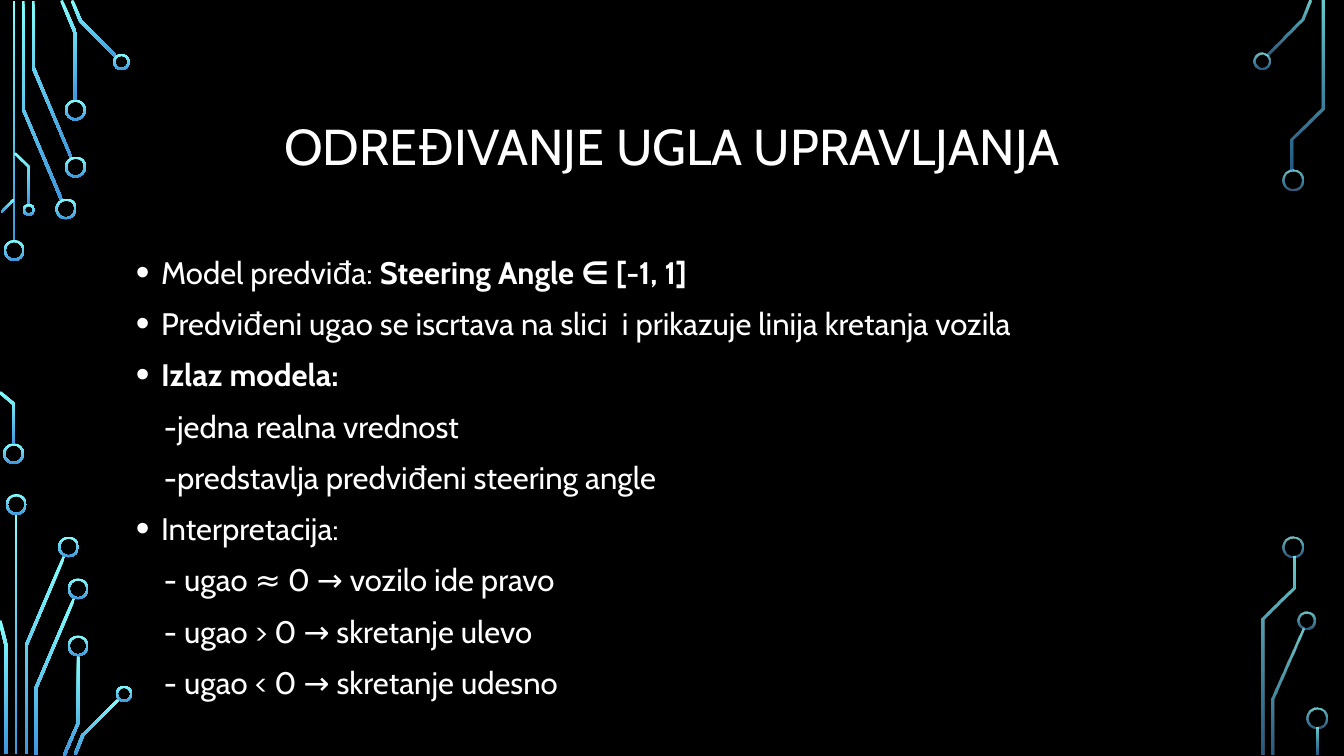
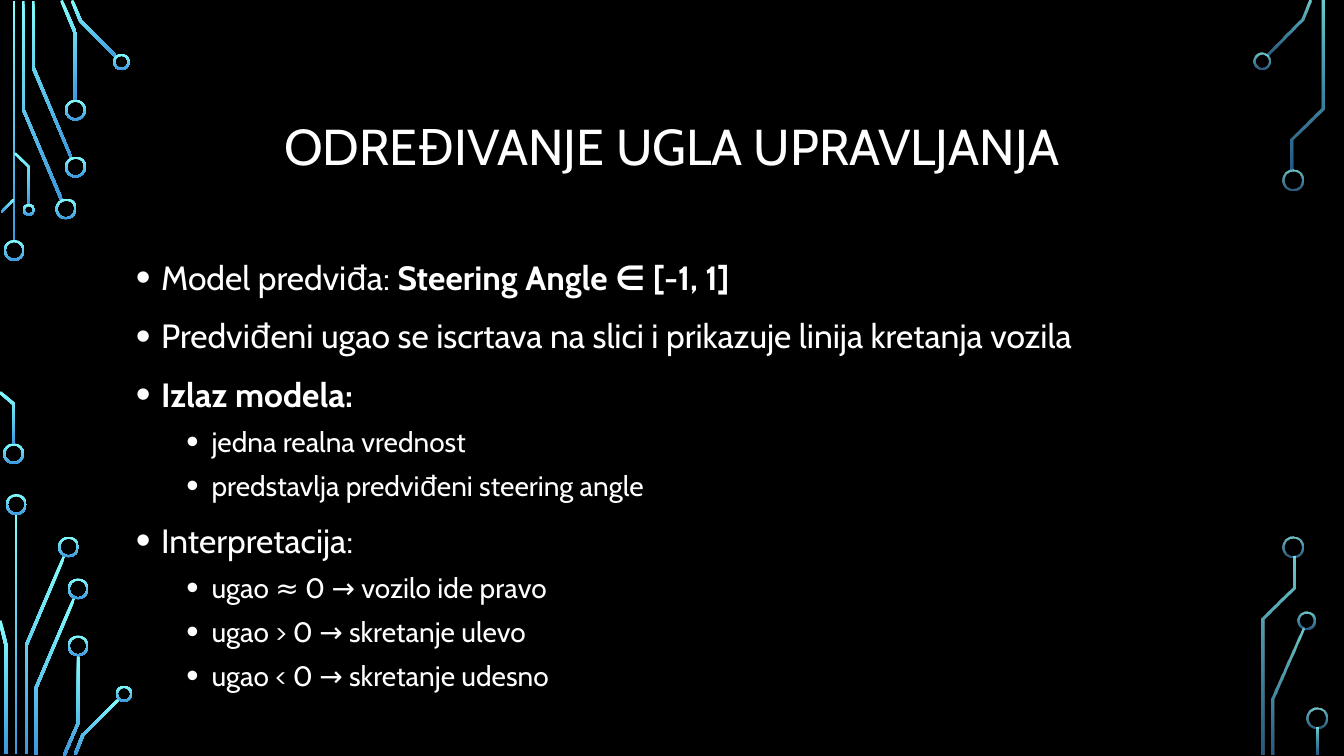
Before and after one commit to jglintic/duboko_ucenje, a slide deck: slide 10 of dubuko_ucenje_projekat_ppt.pptx. Drawn at 1344x756 pixels with LibreOffice and Linux fonts; fonts in the diff are those of the drawing; background and template pictures are left out. Boxes give left, top, right and bottom in pixels: in the first picture for what was removed or moved away, otherwise in the second. Text is boxed around its words. In the diff, an @@ line names an element or a change of style, - is before the commit and + after.

```diff
--- a/dubuko_ucenje_projekat_ppt.pptx
+++ b/dubuko_ucenje_projekat_ppt.pptx
@@ text at box(161, 264, 1071, 561): size 22.2 to 24 pt in "Model predviđa: Steering Angle ∈ [-1, 1]", "Predviđeni ugao se iscrtava na slici i ...", "Izlaz modela:", "Interpretacija:"; line spacing 1 to 1.1 @@
@@ text at box(212, 431, 644, 502): text changed; size 22.2 to 20 pt @@
--jedna realna vrednost
--predstavlja predviđeni steering angle
+  • jedna realna vrednost
+  • predstavlja predviđeni steering angle
@@ text at box(212, 577, 548, 692): text changed; size 22.2 to 20 pt @@
-- ugao ≈ 0 → vozilo ide pravo
-- ugao > 0 → skretanje ulevo
-- ugao < 0 → skretanje udesno
+  • ugao ≈ 0 → vozilo ide pravo
+  • ugao > 0 → skretanje ulevo
+  • ugao < 0 → skretanje udesno
```
Also in this commit, not shown: 13 other slides changed, 1 slide added, 1 slide removed.
